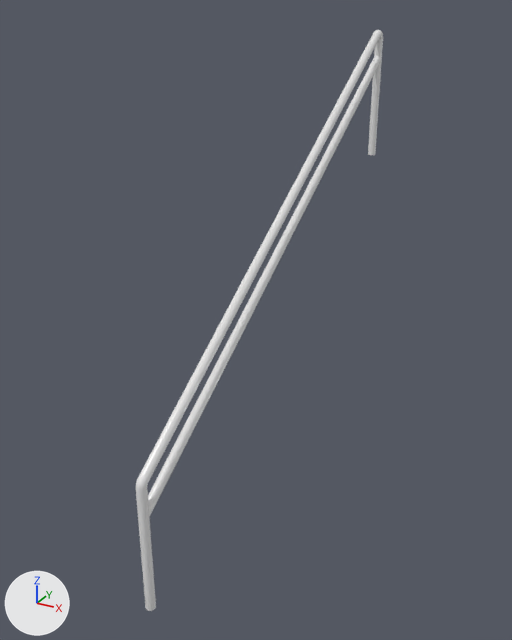
The FBX model PracaRooseveltMod/Assets/Models/PracaRoosevelt/DoubleRailingLongLateral.fbx as it was, and as the next commit left it.
Before and after are seen from a 50 mm camera at (7.87, 35.89, 4.68) aimed at (5.81, 39.64, 2.8). The axes (+X, +Y, +Z) are drawn at lower left. The lights are the same throughout. Where no turn or scale is listed for an object, it has been applied to the vertices.

The scene before the commit, as lines of its bpy script (objects in view):
```python
me_doublerailinglonglateral = bpy.data.meshes.new('DoubleRailingLongLateral')
me_doublerailinglonglateral.from_pydata(...)  # 240 vertices, 208 faces; spans x -0.03..0.03, y -3.19..0.03, z -2.0..0.93
me_doublerailinglonglateral.materials.append(mat_metal)  # white #e7e7e7
ob_doublerailinglonglateral = bpy.data.objects.new('DoubleRailingLongLateral', me_doublerailinglonglateral)
ob_doublerailinglonglateral.location = (5.9, 41.4, 3.6)
```
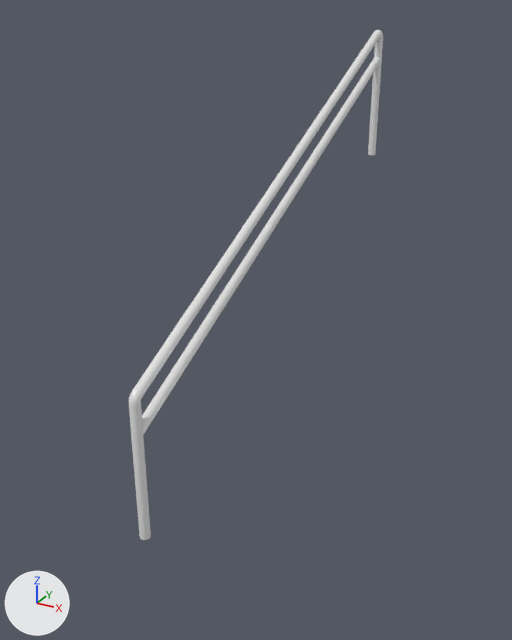
The newer file is also turned or shifted as a whole; pictures and numbers use the older file's frame.

The change, as JSON lines over the scene's bpy script:
```json
{"block": "me_doublerailinglonglateral", "where": "# used by ob_doublerailinglonglateral; location = (5.9, 41.4, 3.6)"}
{"op": "remove", "block": "me_doublerailinglonglateral", "code": "me_doublerailinglonglateral.from_pydata(...)  # 240 vertices, 208 faces; spans x -0.03..0.03, y -3.19..0.03, z -2.0..0.93"}
{"op": "add", "block": "me_doublerailinglonglateral", "code": "me_doublerailinglonglateral.from_pydata(...)  # 240 vertices, 208 faces; spans x -0.03..0.03, y -3.19..0.03, z -1.5..0.93"}
{"block": "me_doublerailinglonglateral", "change": "me_doublerailinglonglateral part 1: the loose piece of 32 vertices spanning x -0.03..0.03, y -3.17..0.01, z -1.39..0.75 is rebuilt with 32 vertices and now spans x -0.03..0.03, y -3.18..0.02, z -0.89..0.75"}
{"block": "me_doublerailinglonglateral", "change": "me_doublerailinglonglateral part 2"}
{"block": "me_doublerailinglonglateral", "change": "81 vertices in x -0.03..0.03, y -3.19..-3.12, z -2.0..-1.13 move by (0.0, 0.0, 0.5)"}
{"block": "me_doublerailinglonglateral", "change": "8 vertices in x -0.03..0.03, y -3.17..-3.12, z -1.18..-1.14 move by (0.0, 0.0, 0.51)"}
{"block": "me_doublerailinglonglateral", "change": "4 vertices in x -0.03..0.03, y -3.16..-3.15, z -1.15..-1.14 move by (0.0, 0.01, 0.5)"}
{"block": "me_doublerailinglonglateral", "change": "3 vertices in x -0.01..0.01, y -3.16, z -1.13 move by (0.0, 0.01, 0.51)"}
```

Boxes (x1, y1, x2, y2) around the edits, measured in the pictures (512 x 640 px; the box of a moved part takes in the faces that stretch with it):
```json
{"object": "DoubleRailingLongLateral", "change": "reshaped", "before": [136, 30, 383, 611], "after": [129, 30, 383, 540], "on screen": "12% shorter"}
{"part": 1, "of": "me_doublerailinglonglateral", "change": "rebuilt", "before": [148, 56, 381, 517], "after": [140, 57, 381, 437], "on screen": "18% shorter"}
{"part": 2, "of": "me_doublerailinglonglateral", "change": "moved or reshaped", "before": [136, 31, 381, 611], "after": [129, 31, 381, 540]}
```
